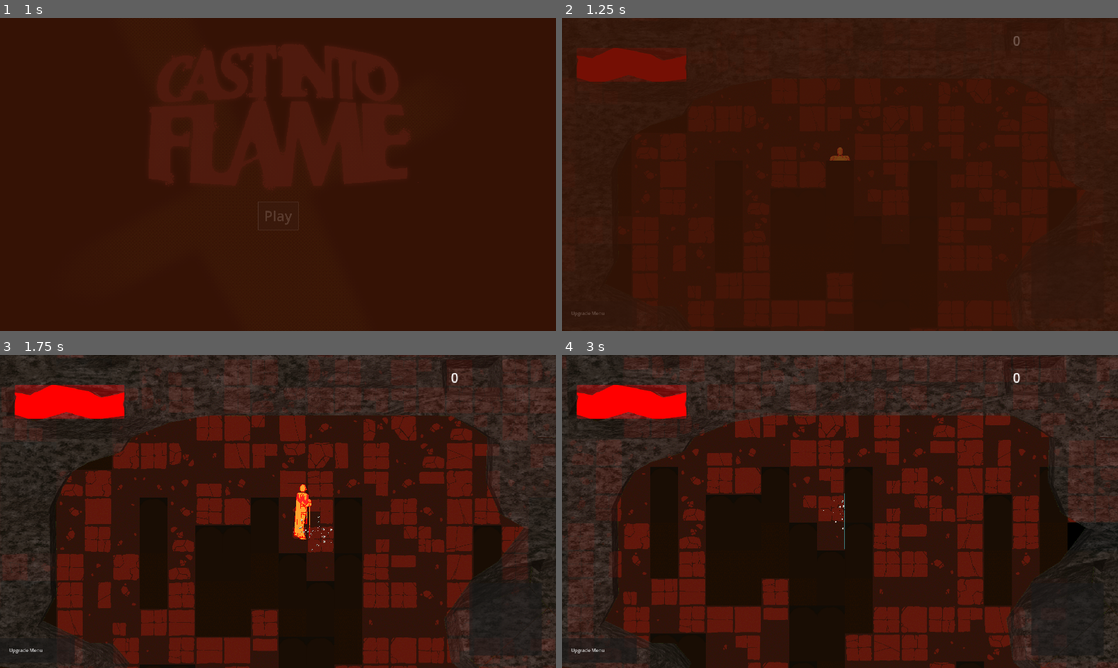
Above: before the commit, frames 1-4 (two rows, left to right).
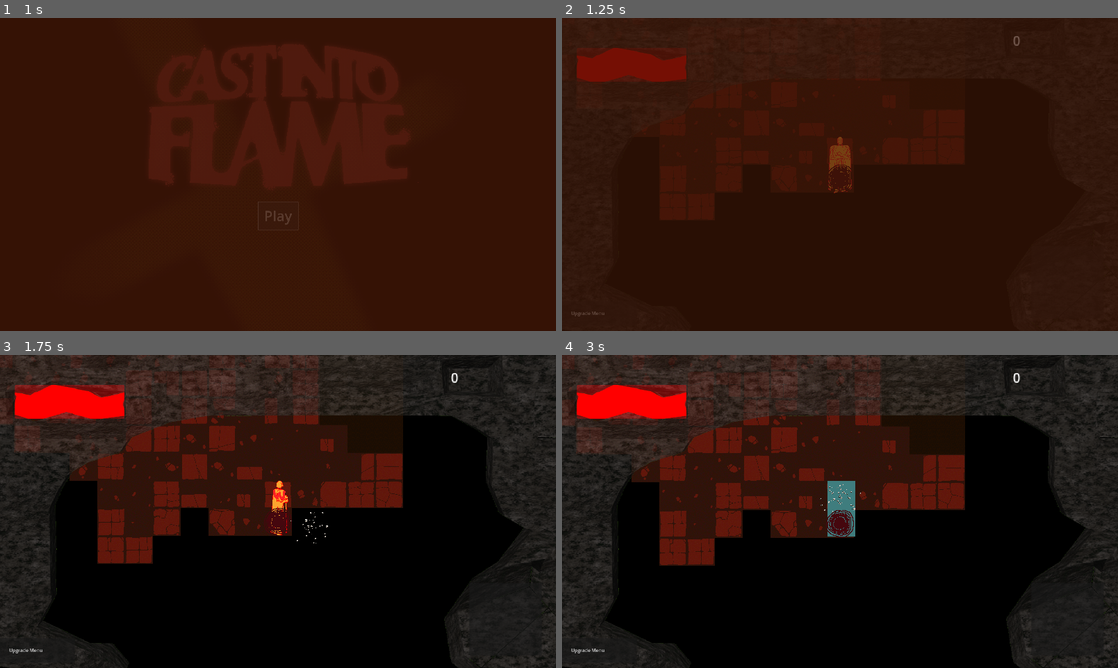
Above: after the commit, the same moments.

Repository: jible/capstone
Game: Godot game, scene res://scenes/testScenes/main_menu.tscn
Two runs of this game, one before a commit and one after it. Both use one fixed random seed, a clock stepped at 60 frames per second and the inputs below. The engine's default icon, where the game draws it, is replaced by a stand-in: a white triangle on a blue panel in a dark square.
Inputs (mouse positions are in pixels of both pictures, inside the frame that each line leads up to):
- Up to frame 1 (1 s): click "Play" at 0.5 s
- Up to frame 2 (1.25 s): no input
- Up to frame 3 (1.75 s): move the mouse to (400, 495) at 1.27 s; hold Right (right) from 1.28 s (still down); hold Space (attack) from 1.28 s (still down)
- Up to frame 4 (3 s): move the mouse to (728, 527) at 2.02 s; release Right (right) at 2.03 s; release Space (attack) at 2.03 s; hold Down (down) 2.03-2.78 s; tap Space (attack) at 2.1 s; move the mouse to (895, 442) at 2.77 s; hold Right (right) from 2.78 s (still down); hold Space (attack) from 2.78 s (still down)

Frame 1 is identical in both runs. In frame 2, 12% of the frame differs, in the area x 10-98%, y 19-100%; in frame 3, 57%; in frame 4, 58%, in the area x 0-100%, y 0-100%.

Commit message:
Added walk cursor.
Should prevent tiles from being blocked by taller walls with collision
Also refactored enemy patrol state to allow them to wait when they reach their destination instead of picking a new one.

Diff:
--- a/scripts/characters/npc/enemy/basic_enemy/states/patrol.gd
+++ b/scripts/characters/npc/enemy/basic_enemy/states/patrol.gd
@@ -15,24 +15,34 @@
 var walking = false
 var current_destination = null
 var required_distance_from_target = 10
+var timer
+var new_route_frequency = 5
+# Main Functions
+func _ready():
+	make_timer()
 
-# Main Functions
+
+func make_timer():
+	timer = Timer.new()
+	timer.wait_time = new_route_frequency
+	timer.one_shot = false
+	timer.autostart = true
+	timer.timeout.connect(timer_done)
+	add_child(timer)
+	timer.start()
+
+func timer_done():
+	if is_active:
+		get_new_destination()
+
 func update_state(delta):
 	if (!walking):
-		current_destination = get_new_destination()
-		character.navigator.update_target_pos(current_destination)
-	if (character.position - current_destination).length() < required_distance_from_target:
-		current_destination = null
-		walking = false
-		return
-
-	var target_vector =  character.navigator.get_next_step() - character.global_position
+		get_new_destination()
+	var target_vector = character.navigator.get_next_step() - character.global_position
 	target_vector = target_vector.normalized()
 	character.mobility_manager.input_direction = target_vector
 func enter_state():
 	character.navigator.turn_off()
-	# TODO - remove this randomize call!! It should be called in the level generator to set the randomness back to true random after
-	# spawning in the seeded world. I'm not addign to that to prevent conflicts right now.
 	pass
 func exit_state():
 	pass
@@ -41,7 +51,10 @@
 func get_new_destination():
 	var x = randf_range ( min_patrol_distance , max_patrol_distance ) * (1 if (randi() % 2 == 0) else -1)
 	var y = randf_range ( min_patrol_distance , max_patrol_distance ) * (1 if (randi() % 2 == 0) else -1)
-	return Vector2(x,y) + character.global_position
+
+	current_destination = Vector2(x,y) + character.global_position
+	character.navigator.update_target_pos(current_destination)
+	walking = true
 
 
 func _on_target_tracker_new_target(new_target):
--- a/scripts/map.gd
+++ b/scripts/map.gd
@@ -9,6 +9,10 @@
 var threshold = .3
 var player_spawn = Vector2i.ZERO
 var end = Vector2i.ZERO
+var step_points = [
+	Vector2i.ZERO,
+	Vector2i(0,1)
+]
 
 func _init(arg_size, arg_seed):
 	size = arg_size
@@ -58,11 +62,8 @@
 	var pos = start
 	var count = 0
 	while placed_tiles <= steps:
-		var current_tile = get_tile(pos)
-		if (current_tile.type != value):
-			placed_tiles += 1
-		count +=1
-		current_tile.type = value
+		placed_tiles += walk_over_point(pos, value)
+		count+=1
 
 		#update seed
 		seed(seed + count)
@@ -70,6 +71,16 @@
 		if pos.x >= size.x - 5 || pos.x < 5 || pos.y >= size.y - 5 || pos.y <= 5:
 			pos = start
 
+func walk_over_point(point:Vector2i, value):
+	var placed_tiles = 0
+	for i in step_points:
+		var look = i + point
+		var current_tile = get_tile(look)
+
+		if (current_tile.type != value):
+			current_tile.type = value
+			placed_tiles += 1
+	return placed_tiles
 
 func set_spawn_and_exit( min_distance = 15 ):
 	var a = Vector2i.ZERO
